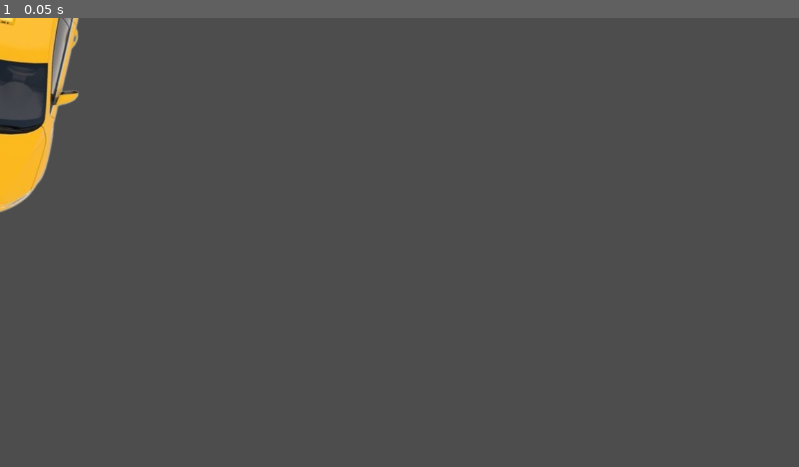
Above: before the commit, frame 1.
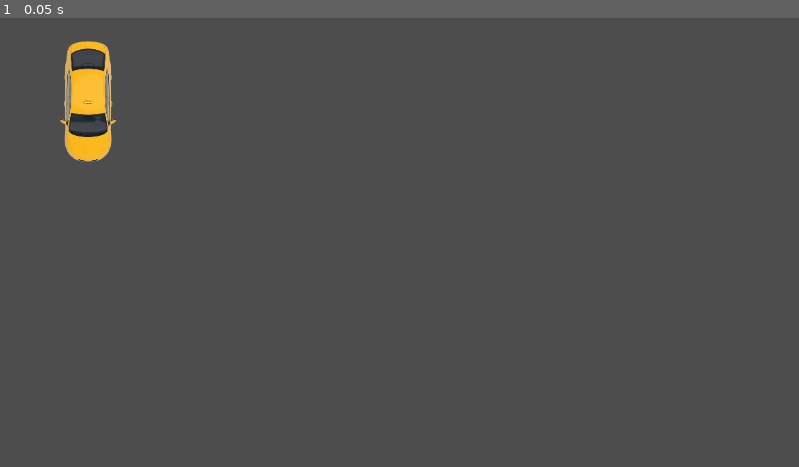
Above: after the commit, the same moment.

Repository: varun31415/taxi-game
Game: Godot game, scene res://background.tscn
Two runs of this game, one before a commit and one after it. Both use one fixed random seed, a clock stepped at 60 frames per second and the inputs below.
Inputs:
- Up to frame 1 (0.05 s): no input

The runs differ from the first frame. In frame 1, 3.8% of the frame differs, in the area x 0-15%, y 0-44%.
Error in both runs: Invalid access to property or key '0' on a base object of type 'Nil'. (res://carScript1.gd:12)

Commit message:
not sure if this will show lmao

Diff:
--- a/taxigame/background.tscn
+++ b/taxigame/background.tscn
@@ -1,11 +1,24 @@
-[gd_scene load_steps=3 format=3 uid="uid://crejto5ydnkh"]
+[gd_scene load_steps=4 format=3 uid="uid://crejto5ydnkh"]
 
 [ext_resource type="Texture2D" uid="uid://bg2gewei1nchm" path="res://sprites/taxi.png" id="1_o2p7n"]
 [ext_resource type="Script" path="res://carScript1.gd" id="2_kwhe8"]
 
+[sub_resource type="CapsuleShape2D" id="CapsuleShape2D_hrpme"]
+radius = 34.0
+height = 176.0
+
 [node name="Node2D" type="Node2D"]
 
 [node name="Sprite2D" type="Sprite2D" parent="."]
-rotation = 1.78602
+position = Vector2(127, 122)
+rotation = 1.5708
+scale = Vector2(0.3, 0.3)
 texture = ExtResource("1_o2p7n")
 script = ExtResource("2_kwhe8")
+
+[node name="Area2D" type="Area2D" parent="."]
+position = Vector2(0, 648)
+
+[node name="CollisionShape2D" type="CollisionShape2D" parent="Area2D"]
+position = Vector2(127, -528)
+shape = SubResource("CapsuleShape2D_hrpme")
